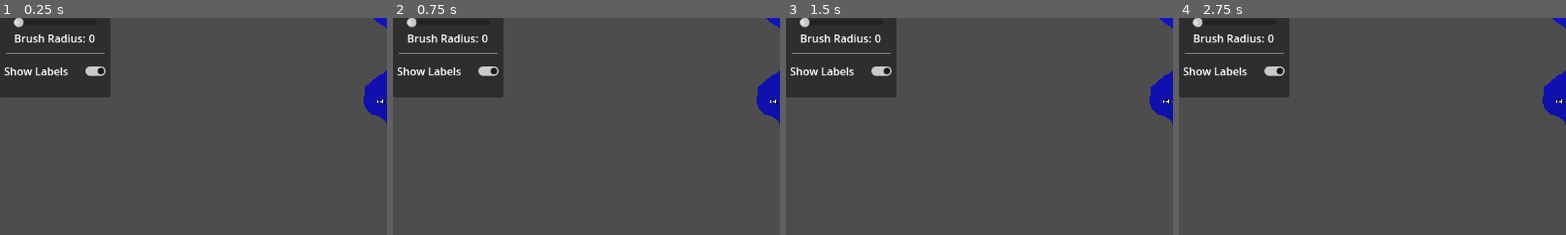
Above: before the commit, frames 1-4 (left to right).
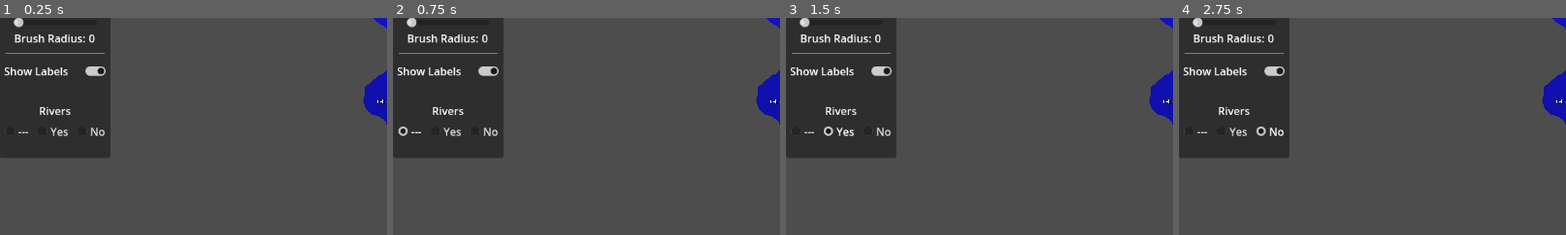
Above: after the commit, the same moments.

Repository: davepruitt/hex_map_godot
Game: Godot game, scene res://main.tscn
Two runs of this game, one before a commit and one after it. Both use one fixed random seed, a clock stepped at 60 frames per second and the inputs below.
Inputs (mouse positions are % of the whole screen's width and height, from its top left):
- Up to frame 1 (0.25 s): no input
- Up to frame 2 (0.75 s): click (2, 72) at 0.5 s, where only the run after the commit has a clickable "---"
- Up to frame 3 (1.5 s): click (7, 72) at 1.25 s, where only the run after the commit has a clickable "Yes"
- Up to frame 4 (2.75 s): click (12, 72) at 2 s, where only the run after the commit has a clickable "No"
The pictures show only the part of the screen within x 0-50%, y 45-95%; the shares and areas given below are measured in that part.

The runs differ from the first frame. In frame 1, 7.7% of the frame differs, in the area x 0-29%, y 36-65%; in frame 2, 7.7%; in frame 3, 7.7%; in frame 4, 7.7%.

Commit message:
Implementing UI elements for adding rivers (section 2.0 of tutorial 6)

Diff:
--- a/hex_project_godot/enums.gd
+++ b/hex_project_godot/enums.gd
@@ -1,3 +1,5 @@
 class_name Enums
 
 enum HexEdgeType { Flat, Slope, Cliff }
+
+enum OptionalToggle { Ignore, Yes, No, }
--- a/hex_project_godot/main.gd
+++ b/hex_project_godot/main.gd
@@ -23,6 +23,8 @@
 var active_brush_size: int = 0
 var active_show_labels: bool = true
 
+var river_mode: Enums.OptionalToggle = Enums.OptionalToggle.Ignore
+
 #endregion
 
 #region OnReady public data members
@@ -36,7 +38,6 @@
 @onready var check_button_enable_elevation := $CanvasLayer/PanelContainer/VBoxContainer/CheckButton_EnableElevation
 @onready var brush_size_value_label := $CanvasLayer/PanelContainer/VBoxContainer/HBoxContainer2/BrushSizeValueLabel
 @onready var check_button_show_labels := $CanvasLayer/PanelContainer/VBoxContainer/CheckButton_ShowLabels
-
 
 
 #endregion
@@ -115,9 +116,22 @@
 	active_brush_size = int(value)
 	brush_size_value_label.text = str(active_brush_size)
 
+
 func _on_check_button_show_labels_toggled(toggled_on: bool) -> void:
 	active_show_labels = toggled_on
 	show_ui(active_show_labels)
+
+
+func _on_check_box_rivers_ignore_pressed() -> void:
+	_set_river_mode(Enums.OptionalToggle.Ignore)
+
+
+func _on_check_box_rivers_yes_pressed() -> void:
+	_set_river_mode(Enums.OptionalToggle.Yes)
+
+
+func _on_check_box_rivers_no_pressed() -> void:
+	_set_river_mode(Enums.OptionalToggle.No)
 
 #endregion
 
@@ -182,4 +196,7 @@
 		if (paint_terrain_elevation_enabled):
 			cell.elevation = active_elevation
 
-#endregion
+func _set_river_mode (mode: Enums.OptionalToggle) -> void:
+	river_mode = mode
+
+#endregion
--- a/hex_project_godot/main.tscn
+++ b/hex_project_godot/main.tscn
@@ -6,6 +6,9 @@
 
 [sub_resource type="ButtonGroup" id="ButtonGroup_jp0eq"]
 resource_name = "ButtonGroup1"
+
+[sub_resource type="ButtonGroup" id="ButtonGroup_3jin2"]
+resource_name = "RiversButtonGroup"
 
 [node name="Main" type="Node3D"]
 script = ExtResource("1_ipy05")
@@ -161,6 +164,43 @@
 text = "Show Labels"
 
 [node name="MarginContainer6" type="MarginContainer" parent="CanvasLayer/PanelContainer/VBoxContainer"]
+layout_mode = 2
+theme_override_constants/margin_left = 5
+theme_override_constants/margin_top = 10
+theme_override_constants/margin_right = 5
+theme_override_constants/margin_bottom = 10
+
+[node name="HSeparator" type="HSeparator" parent="CanvasLayer/PanelContainer/VBoxContainer/MarginContainer6"]
+layout_mode = 2
+
+[node name="RiversSectionLabel" type="Label" parent="CanvasLayer/PanelContainer/VBoxContainer"]
+layout_mode = 2
+size_flags_horizontal = 4
+text = "Rivers"
+
+[node name="HBoxContainer3" type="HBoxContainer" parent="CanvasLayer/PanelContainer/VBoxContainer"]
+layout_mode = 2
+size_flags_horizontal = 4
+
+[node name="CheckBox_RiversIgnore" type="CheckBox" parent="CanvasLayer/PanelContainer/VBoxContainer/HBoxContainer3"]
+layout_mode = 2
+focus_mode = 0
+button_group = SubResource("ButtonGroup_3jin2")
+text = "---"
+
+[node name="CheckBox_RiversYes" type="CheckBox" parent="CanvasLayer/PanelContainer/VBoxContainer/HBoxContainer3"]
+layout_mode = 2
+focus_mode = 0
+button_group = SubResource("ButtonGroup_3jin2")
+text = "Yes"
+
+[node name="CheckBox_RiversNo" type="CheckBox" parent="CanvasLayer/PanelContainer/VBoxContainer/HBoxContainer3"]
+layout_mode = 2
+focus_mode = 0
+button_group = SubResource("ButtonGroup_3jin2")
+text = "No"
+
+[node name="MarginContainer7" type="MarginContainer" parent="CanvasLayer/PanelContainer/VBoxContainer"]
 layout_mode = 2
 theme_override_constants/margin_left = 5
 theme_override_constants/margin_top = 10
@@ -176,3 +216,6 @@
 [connection signal="value_changed" from="CanvasLayer/PanelContainer/VBoxContainer/MarginContainer/ElevationSlider" to="." method="_on_elevation_slider_value_changed"]
 [connection signal="value_changed" from="CanvasLayer/PanelContainer/VBoxContainer/MarginContainer2/BrushSizeSlider" to="." method="_on_brush_size_slider_value_changed"]
 [connection signal="toggled" from="CanvasLayer/PanelContainer/VBoxContainer/CheckButton_ShowLabels" to="." method="_on_check_button_show_labels_toggled"]
+[connection signal="pressed" from="CanvasLayer/PanelContainer/VBoxContainer/HBoxContainer3/CheckBox_RiversIgnore" to="." method="_on_check_box_rivers_ignore_pressed"]
+[connection signal="pressed" from="CanvasLayer/PanelContainer/VBoxContainer/HBoxContainer3/CheckBox_RiversYes" to="." method="_on_check_box_rivers_yes_pressed"]
+[connection signal="pressed" from="CanvasLayer/PanelContainer/VBoxContainer/HBoxContainer3/CheckBox_RiversNo" to="." method="_on_check_box_rivers_no_pressed"]
Not shown: 1 places in hex_project_godot/main.tscn that only renumber resources
